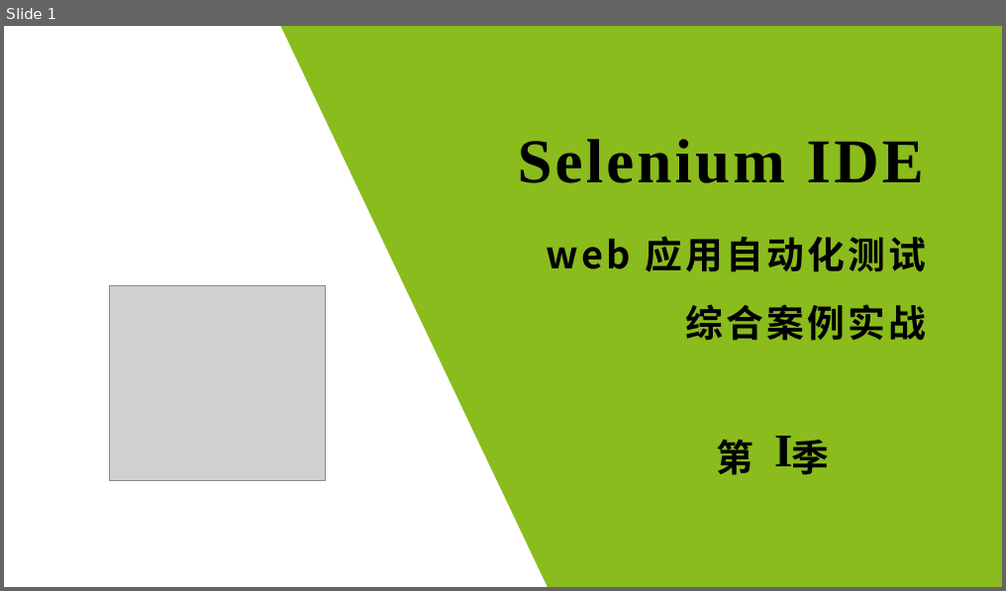
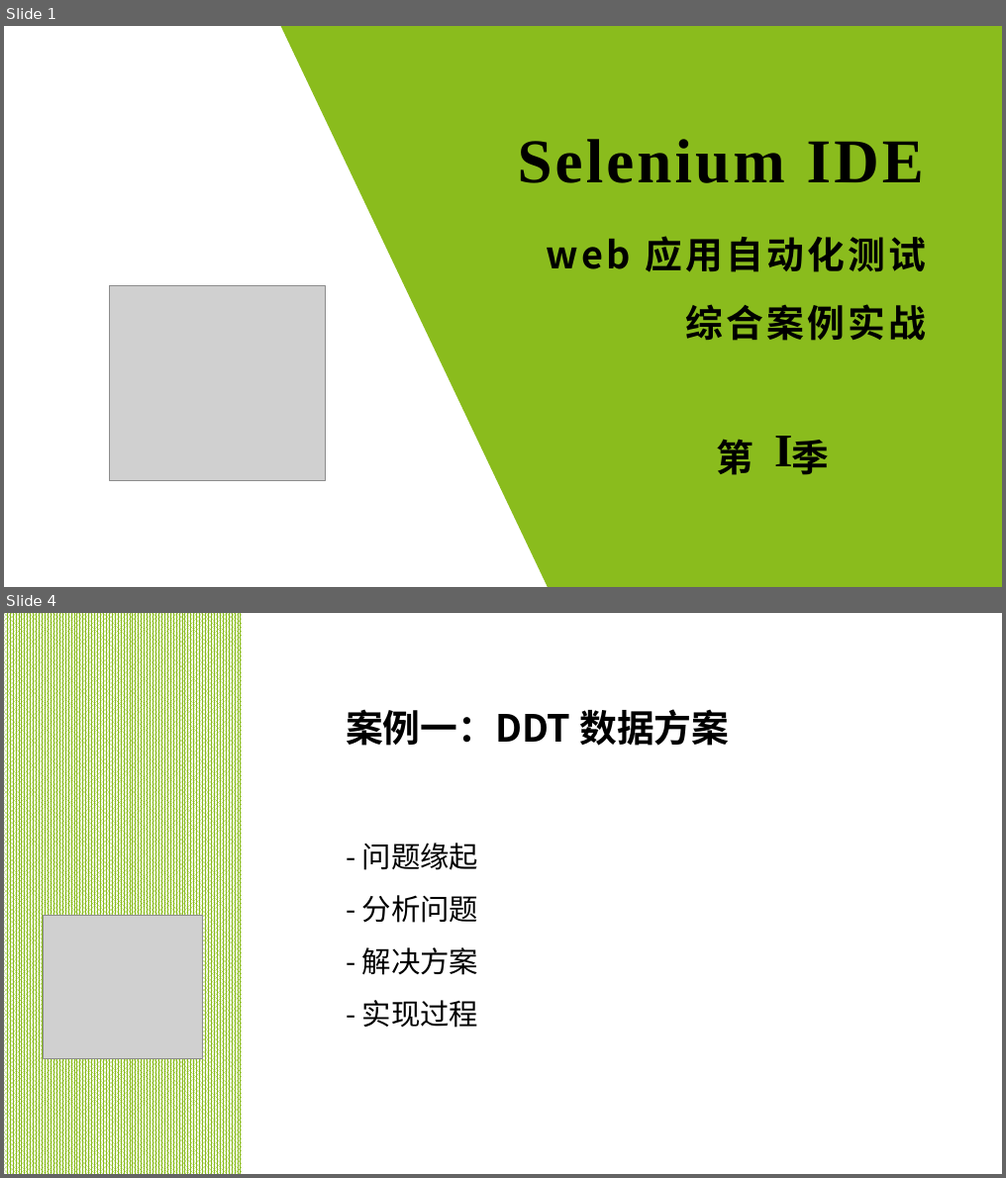
Before and after one commit to wangding/courses, a slide deck: seIDEPracticeCase/Season01.pptx. Shown one above the other, each under a label of ours: slide 1 before the commit, slides 1 and 4 after it; the slides between them are not shown. The pictures are 1006x591 and 1006x1178 pixels, drawn with LibreOffice and Linux fonts; fonts in the diff are those of the drawing; grey boxes stand for pictures. Boxes give left, top, right and bottom in pixels: in the first picture for what was removed or moved away, otherwise in the second. Text is boxed around its words. In the diff, an @@ line names an element or a change of style, - is before the commit and + after.

```diff
--- a/seIDEPracticeCase/Season01.pptx
+++ b/seIDEPracticeCase/Season01.pptx
@@ slide 4 added at (x1=4, y1=613, x2=1002, y2=1174), background #FFFFFF @@
@@ rectangle added at (x1=4, y1=613, x2=242, y2=1174), fill pattern #8ABC1D on #FFFFFF @@
@@ text added at (x1=346, y1=709, x2=729, y2=746), 36 pt, text #000000, bold @@
+案例一：DDT 数据方案
@@ text added at (x1=362, y1=843, x2=478, y2=1028), 28 pt, text #000000 @@
+- 问题缘起
+- 分析问题
+- 解决方案
+- 实现过程
@@ picture added at (x1=43, y1=915, x2=202, y2=1059) @@
```
Also in this commit, not shown: 1 slide changed, 6 other slides added, 3 slides removed.
